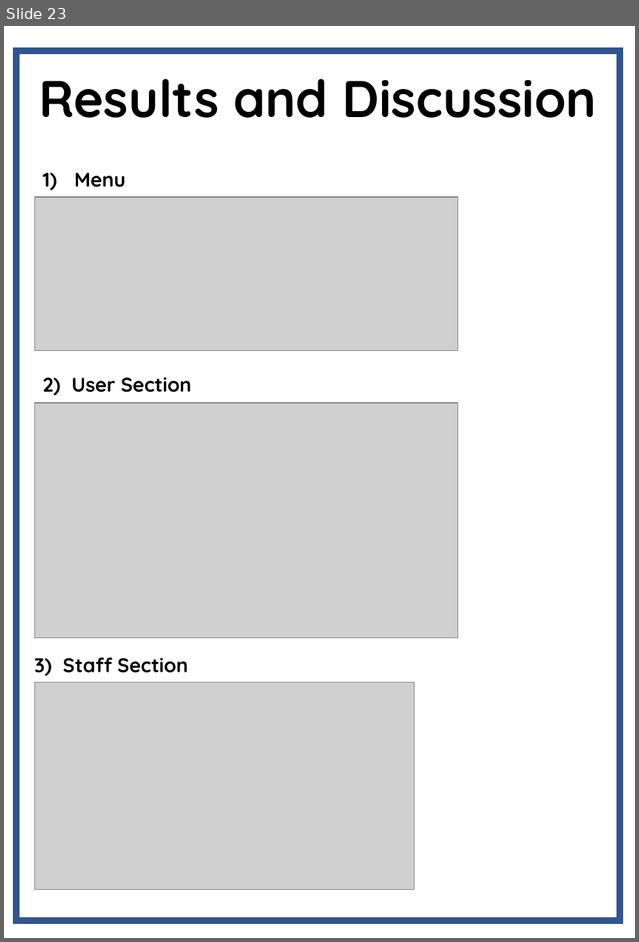
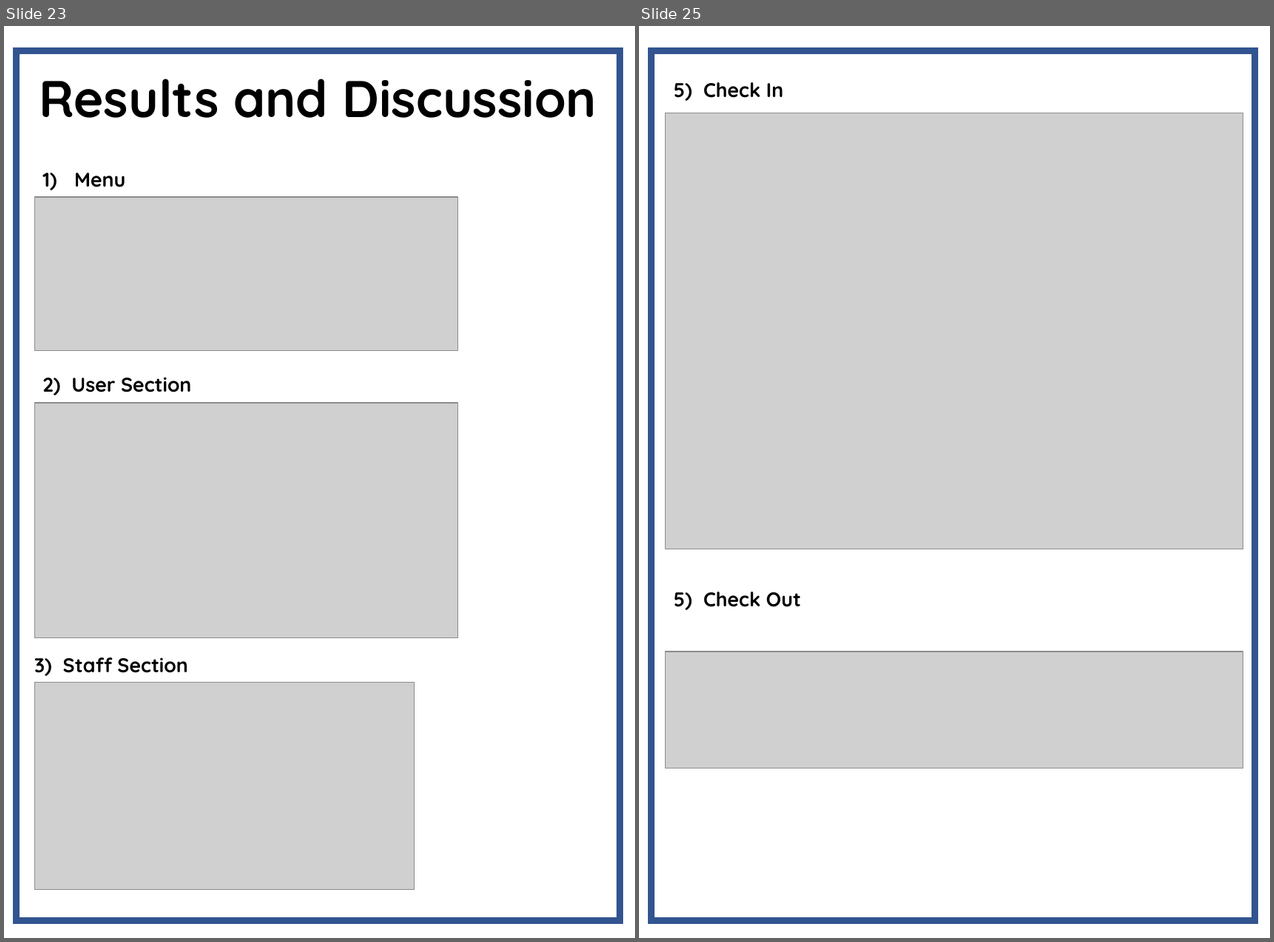
Before and after one commit to Agentgilspy/Hotel, a slide deck: Computer Project.pptx. Shown side by side, each under a label of ours: slide 23 before the commit, slides 23 and 25 after it; the slides between them are not shown. The pictures are 639x942 and 1274x942 pixels, drawn with LibreOffice and Linux fonts; fonts in the diff are those of the drawing; grey boxes stand for pictures. Boxes give left, top, right and bottom in pixels: in the first picture for what was removed or moved away, otherwise in the second. Text is boxed around its words. In the diff, an @@ line names an element or a change of style, - is before the commit and + after.

```diff
--- a/Computer Project.pptx
+++ b/Computer Project.pptx
@@ slide 25 added at (639, 26, 1270, 938), background #FFFFFF @@
@@ rectangle added at (652, 50, 1255, 920), outline #325491 6 pt @@
@@ text added at (674, 82, 783, 101), 17 pt, text #000000, bold @@
+5) Check In
@@ picture added at (665, 113, 1242, 548) @@
@@ text added at (674, 591, 801, 610), 17 pt, text #000000, bold @@
+5) Check Out
@@ picture added at (665, 651, 1242, 768) @@
```
Also in this commit, not shown: 9 slides changed, 1 other slide added, 3 slides removed.
